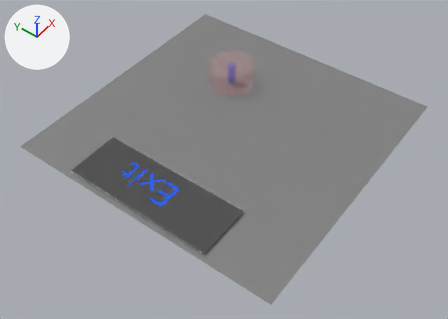
A saved change to the Blender file examples/bevy_gltf_blueprints/multiple_levels_multiple_blendfiles/art/level2.blend.
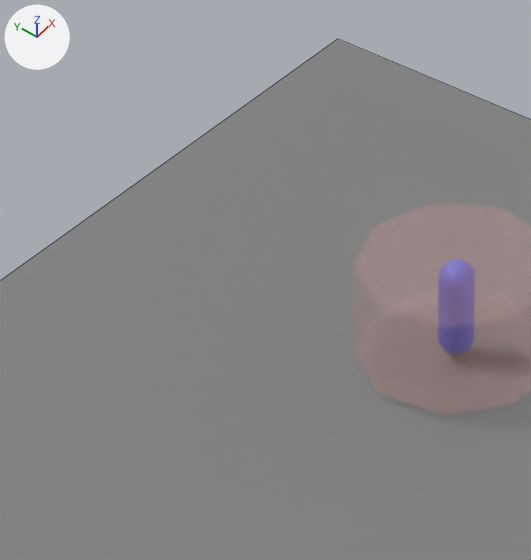
Old and new are each drawn whole from a 50 mm camera at (-24.5, -21.1, 32.9) aimed at (2.6, -0.9, -1.5) and again close up on the part from 29% to 55% of the width and 2% to 40% of the height. Every picture has the same lights, and +X, +Y and +Z are marked at upper left. The close-ups show mesh edges as thin lines.

In view in the first close-up: 'Ground', 'Player'.
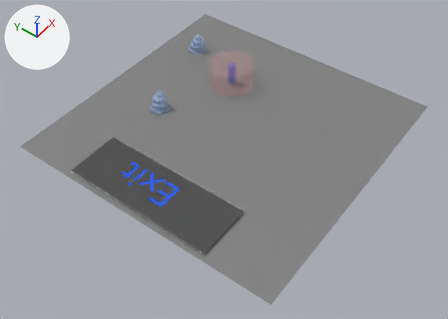
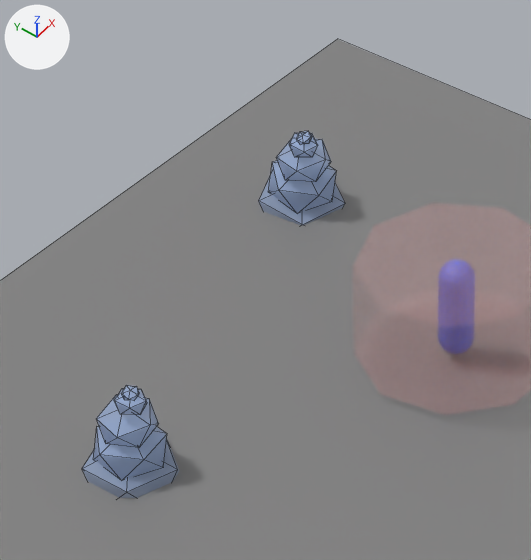
Where the change shows, as pixel boxes [x1, y1, x2, y2] in the close-ups (531 x 560 px):
'Rock Pile', added
    after: [82, 385, 179, 498]
'Rock Pile.001', added
    after: [258, 131, 345, 225]

The change, as a list of edits to the scene's bpy script:
```text
Add mat_rock:
    mat_rock = principled_material('Rock')
    mat_rock.base_color = (0.39, 0.519, 0.802)  # blue #a8bfe7
    mat_rock.roughness = 0.732
    mat_rock.alpha = 0.491
Add me_icosphere_001:
    me_icosphere_001.from_pydata(...)  # an icosphere of 20 faces spanning x -0.89..0.89, y -0.85..0.85, z -1.0..1.0
    me_icosphere_001.polygons.foreach_set('use_smooth', [True] * 20)
    me_icosphere_001.materials.append(mat_rock)  # blue #a8bfe7
Add col_rock:
    col_rock = bpy.data.collections.new('Rock')
    col_rock.objects.link(ob_icosphere)
Add col_rock_pile:
    col_rock_pile = bpy.data.collections.new('Rock Pile')
    col_rock_pile.objects.link(ob_rock)
    col_rock_pile.objects.link(ob_rock_001)
    col_rock_pile.objects.link(ob_rock_002)
    col_rock_pile.objects.link(ob_rock_003)
    col_rock_pile.objects.link(ob_rock_004)
Add ob_icosphere:
    ob_icosphere = bpy.data.objects.new('Icosphere', me_icosphere_001)
    ob_icosphere.location = (0.0, 0.0, 0.0)
    ob_icosphere.scale = (1.0, 1.0, 0.646)
    ob_icosphere.material_slots[0].link = 'OBJECT'; ob_icosphere.material_slots[0].material = mat_rock  # blue #a8bfe7
Add ob_rock_004:
    ob_rock_004 = bpy.data.objects.new('Rock.004', None)
    ob_rock_004.location = (0.0151, -0.118, 1.843)
    ob_rock_004.rotation_euler = (-0.388, 0.0398, 2.385)  # degrees (-22, 2.3, 137)
    ob_rock_004.scale = (0.173, 0.169, 0.142)
    ob_rock_004.instance_type = 'COLLECTION'
    ob_rock_004.instance_collection = col_rock
Add ob_rock_003:
    ob_rock_003 = bpy.data.objects.new('Rock.003', None)
    ob_rock_003.location = (0.00819, -0.117, 1.652)
    ob_rock_003.rotation_euler = (0.0221, -0.0226, 1.272)  # degrees (1.3, -1.3, 73)
    ob_rock_003.scale = (0.323, 0.323, 0.323)
    ob_rock_003.instance_type = 'COLLECTION'
    ob_rock_003.instance_collection = col_rock
Add ob_rock_002:
    ob_rock_002 = bpy.data.objects.new('Rock.002', None)
    ob_rock_002.location = (0.0, 0.0, 1.161)
    ob_rock_002.rotation_euler = (-0.155, -0.114, 1.034)  # degrees (-8.9, -6.5, 59)
    ob_rock_002.scale = (0.586, 0.586, 0.586)
    ob_rock_002.instance_type = 'COLLECTION'
    ob_rock_002.instance_collection = col_rock
Add ob_rock_001:
    ob_rock_001 = bpy.data.objects.new('Rock.001', None)
    ob_rock_001.location = (0.0, 0.0, 0.572)
    ob_rock_001.rotation_euler = (0.0, 0.0, 0.472)  # degrees (0, 0, 27)
    ob_rock_001.scale = (0.75, 0.75, 0.75)
    ob_rock_001.instance_type = 'COLLECTION'
    ob_rock_001.instance_collection = col_rock
Add ob_rock:
    ob_rock = bpy.data.objects.new('Rock', None)
    ob_rock.location = (0.0, 0.0, 0.0)
    ob_rock.instance_type = 'COLLECTION'
    ob_rock.instance_collection = col_rock
Add ob_rock_pile_001:
    ob_rock_pile_001 = bpy.data.objects.new('Rock Pile.001', None)
    ob_rock_pile_001.location = (11.16, 8.47, -0.12)
    ob_rock_pile_001.rotation_euler = (0.128, 0.117, -1.193)  # degrees (7.3, 6.7, -68)
    ob_rock_pile_001.instance_type = 'COLLECTION'
    ob_rock_pile_001.instance_collection = col_rock_pile
Add ob_rock_pile:
    ob_rock_pile = bpy.data.objects.new('Rock Pile', None)
    ob_rock_pile.location = (3.01, 5.83, -0.12)
    ob_rock_pile.instance_type = 'COLLECTION'
    ob_rock_pile.instance_collection = col_rock_pile
```
